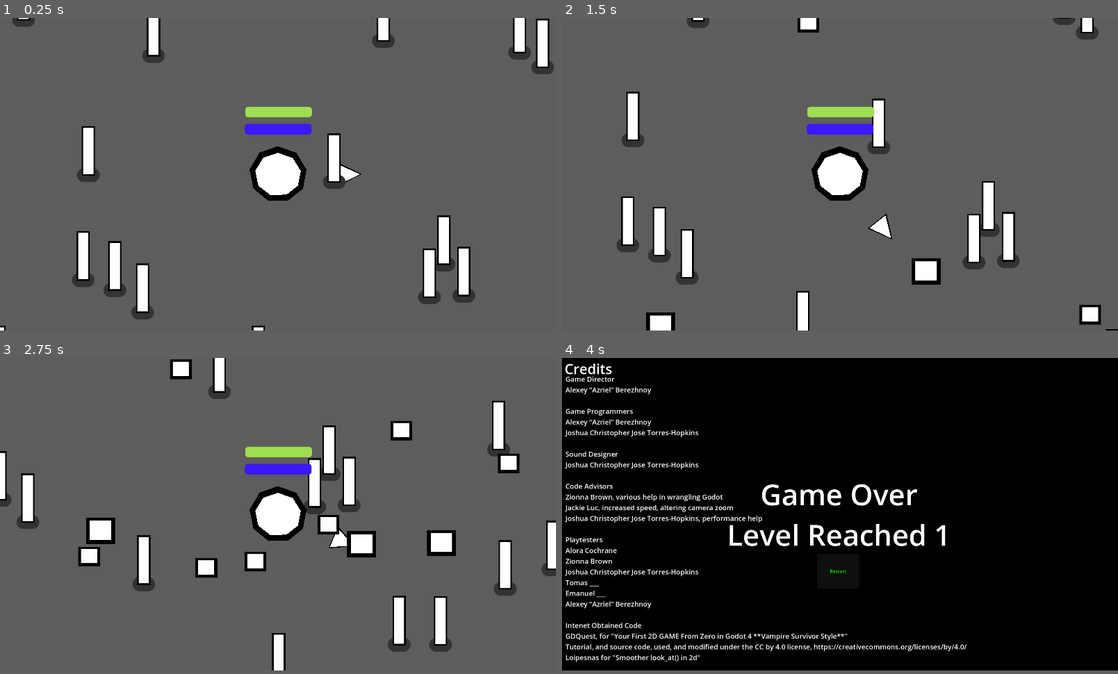
Above: before the commit, frames 1-4 (two rows, left to right).
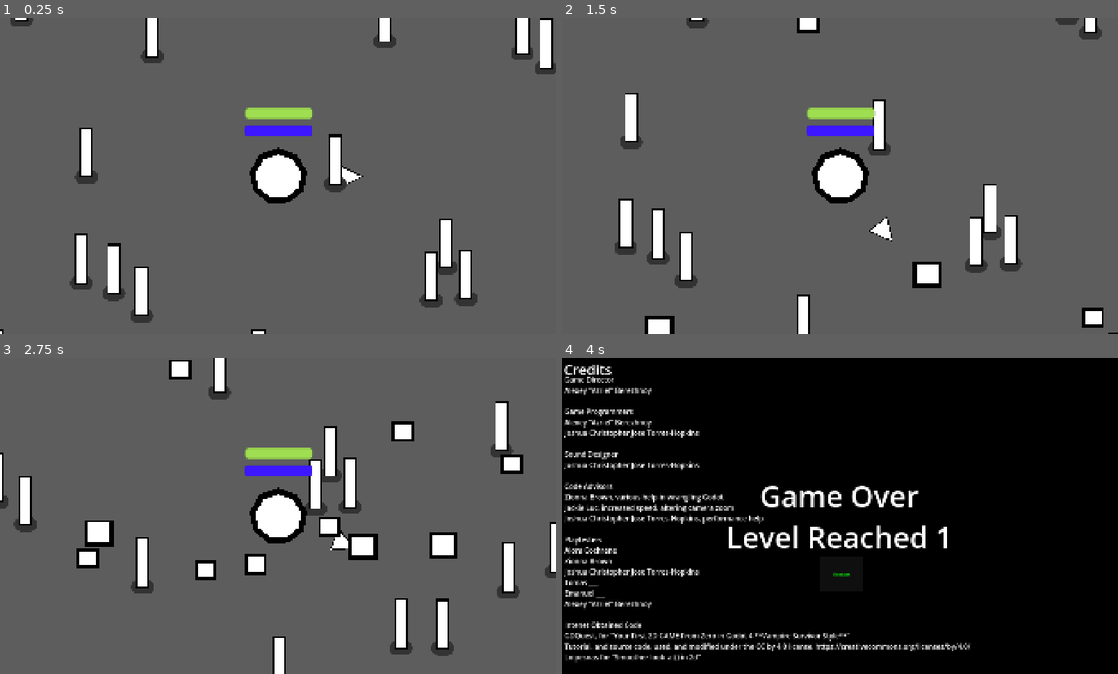
Above: after the commit, the same moments.

Repository: Alyosha-ctrl/foolJam2025
Game: Godot game, scene res://tower_survival.tscn
Same seed, same stepped clock (60 frames per second), same inputs: the game is played once before the commit and once after it.
Inputs:
- Up to frame 1 (0.25 s): no input
- Up to frame 2 (1.5 s): hold D (move_right) 0.53-1.28 s; hold S (move_down) from 1.28 s (still down)
- Up to frame 3 (2.75 s): release S (move_down) at 2.03 s; hold D (move_right) from 2.03 s (still down)
- Up to frame 4 (4 s): release D (move_right) at 2.78 s; hold W (move_up) 2.78-3.53 s; hold A (move_left) from 3.53 s (still down)
The window is 800x450 before the commit and 800x455 after it. Grey fills any space a smaller window leaves; there, only what the larger window draws over its background counts as a difference.

The runs differ from the first frame. In frame 1, 3.8% of the frame differs, in the area x 0-100%, y 0-100%; in frame 2, 3.6%; in frame 3, 5.1%; in frame 4, 7.7%, in the area x 0-74%, y 1-97%.

Commit message:
performance increases by rendering nonvisible nodes invisible

Diff:
--- a/mob.gd
+++ b/mob.gd
@@ -20,6 +20,7 @@
 @onready var game = get_node("/root/Game")
 @onready var cooldown = %Timer.wait_time
 
+
 func _physics_process(delta: float) -> void:
 	var direction = global_position.direction_to(player.global_position)
 	velocity = direction*(speed_multiplier*log((grace/10)+2))
@@ -28,6 +29,7 @@
 	if(time >= cooldown):
 		var overlaps = %hurt_box.get_overlapping_bodies()
 		if(player in overlaps):
+			visible = true
 			player.take_damage(strength, "bump", strength*2)
 		time = 0.0
 
@@ -94,3 +96,12 @@
 func set_level(level_num : int):
 	for i in range(level_num):
 		level_up()
+
+
+
+func _on_visible_on_screen_notifier_2d_screen_entered() -> void:
+	%border.visible = true
+
+
+func _on_visible_on_screen_notifier_2d_screen_exited() -> void:
+	%border.visible = false
--- a/mob.tscn
+++ b/mob.tscn
@@ -58,4 +58,11 @@
 wait_time = 0.05
 autostart = true
 
+[node name="VisibleOnScreenNotifier2D" type="VisibleOnScreenNotifier2D" parent="."]
+unique_name_in_owner = true
+position = Vector2(-7.6066, -38.1526)
+scale = Vector2(5.55, 5.45)
+
 [connection signal="timeout" from="Timer" to="." method="_on_timer_timeout"]
+[connection signal="screen_entered" from="VisibleOnScreenNotifier2D" to="." method="_on_visible_on_screen_notifier_2d_screen_entered"]
+[connection signal="screen_exited" from="VisibleOnScreenNotifier2D" to="." method="_on_visible_on_screen_notifier_2d_screen_exited"]
--- a/pillar.gd
+++ b/pillar.gd
@@ -1,4 +1,7 @@
 extends StaticBody2D
+
+func _ready() -> void:
+	%ColorRect.visible = true
 
 func take_damage(damage, element, pierce):
 	if(element != "bump"):
@@ -7,3 +10,11 @@
 		get_parent().add_child(smoke)
 		smoke.global_position = global_position
 		queue_free()
+
+
+func _on_visible_on_screen_notifier_2d_screen_entered() -> void:
+	%ColorRect.visible = true
+
+
+func _on_visible_on_screen_notifier_2d_screen_exited() -> void:
+	%ColorRect.visible = false
--- a/pillar.tscn
+++ b/pillar.tscn
@@ -1,8 +1,7 @@
-[gd_scene load_steps=5 format=3 uid="uid://dgt6u56l0ew47"]
+[gd_scene load_steps=4 format=3 uid="uid://dgt6u56l0ew47"]
 
 [ext_resource type="Script" uid="uid://cs6k0n88f35gd" path="res://pillar.gd" id="1_r8rte"]
 [ext_resource type="Texture2D" uid="uid://b7rhtttevhxtj" path="res://characters/ground_shadow.png" id="1_tcmdu"]
-[ext_resource type="Texture2D" uid="uid://caqfk2xng5v5u" path="res://trees/pine_tree.png" id="2_r8rte"]
 
 [sub_resource type="CircleShape2D" id="CircleShape2D_ikdqj"]
 radius = 19.105
@@ -10,29 +9,33 @@
 [node name="Pillar" type="StaticBody2D"]
 script = ExtResource("1_r8rte")
 
-[node name="GroundShadow" type="Sprite2D" parent="."]
-modulate = Color(0.2, 0.2, 0.2, 1)
-position = Vector2(0.0769196, 12)
-scale = Vector2(0.692308, 0.692308)
-texture = ExtResource("1_tcmdu")
-
 [node name="CollisionShape2D" type="CollisionShape2D" parent="."]
 position = Vector2(0.0769196, 0)
 shape = SubResource("CircleShape2D_ikdqj")
 
-[node name="PineTree" type="Sprite2D" parent="."]
-visible = false
-position = Vector2(-1, -59)
-texture = ExtResource("2_r8rte")
-
 [node name="ColorRect" type="ColorRect" parent="."]
+unique_name_in_owner = true
 offset_left = -17.0
 offset_top = -113.0
 offset_right = 17.0
 offset_bottom = 14.0
 color = Color(0, 0, 0, 1)
 
-[node name="Polygon2D" type="Polygon2D" parent="."]
-position = Vector2(0.768, -0.309)
+[node name="Polygon2D" type="Polygon2D" parent="ColorRect"]
+position = Vector2(17.768, 112.691)
 scale = Vector2(0.766045, 1.26086)
 polygon = PackedVector2Array(-18.0968, -85.8461, 15.9677, -85.8461, 15.9667, 8.17583, -18.0968, 8.17583)
+
+[node name="GroundShadow" type="Sprite2D" parent="ColorRect"]
+modulate = Color(0.2, 0.2, 0.2, 1)
+show_behind_parent = true
+position = Vector2(17.0769, 125)
+scale = Vector2(0.692308, 0.692308)
+texture = ExtResource("1_tcmdu")
+
+[node name="VisibleOnScreenNotifier2D" type="VisibleOnScreenNotifier2D" parent="."]
+position = Vector2(9.53674e-07, -41)
+scale = Vector2(3.1, 7.4)
+
+[connection signal="screen_entered" from="VisibleOnScreenNotifier2D" to="." method="_on_visible_on_screen_notifier_2d_screen_entered"]
+[connection signal="screen_exited" from="VisibleOnScreenNotifier2D" to="." method="_on_visible_on_screen_notifier_2d_screen_exited"]
--- a/project.godot
+++ b/project.godot
@@ -74,16 +74,17 @@
 
 [application]
 
-config/name="Your First 2D Game With Godot 4: START (GDQuest)"
+config/name="Tower Survival"
 run/main_scene="uid://c4msthu2puely"
 config/features=PackedStringArray("4.4", "Forward Plus")
 config/icon="res://icon.png"
 
 [display]
 
-window/size/viewport_width=1920
+window/size/viewport_width=1900
 window/size/viewport_height=1080
-window/stretch/mode="viewport"
+window/stretch/mode="canvas_items"
+window/vsync/vsync_mode=0
 
 [dotnet]
 
@@ -129,6 +130,10 @@
 
 3d_physics/layer_2="player"
 
+[physics]
+
+2d/solver/solver_iterations=9
+
 [rendering]
 
 renderer/rendering_method="gl_compatibility"
--- a/tower_survival.gd
+++ b/tower_survival.gd
@@ -20,14 +20,14 @@
 	spawn_type = spawn_type[randi_range(0,len(spawn_type)-1)]
 	if(spawn_type == "mob"):
 		var new_mob = preload("res://mob.tscn").instantiate()
-		new_mob.set_level(%Player.level-1)
+		new_mob.set_level(%Player.level-2)
 		#Randomly create's the mob on a point along the path
 		%PathFollow2D.progress_ratio = randf()
 		new_mob.global_position = %PathFollow2D.global_position
 		add_child(new_mob)
 	elif(spawn_type == "swarm"):
 		var new_mob = preload("res://mob.tscn").instantiate()
-		new_mob.set_level(%Player.level-2)
+		new_mob.set_level(%Player.level-3)
 		new_mob.scale = Vector2(.75, .75)
 		var new_mob1 = preload("res://mob.tscn").instantiate()
 		new_mob1.set_level(%Player.level-2)
@@ -47,7 +47,7 @@
 		add_child(new_mob2)
 	elif(spawn_type == "boss"):
 		var new_mob = preload("res://mob.tscn").instantiate()
-		new_mob.set_level(%Player.level)
+		new_mob.set_level(%Player.level-1)
 		new_mob.scale = Vector2(1.25, 1.25)
 		#Randomly create's the mob on a point along the path
 		%PathFollow2D.progress_ratio = randf()
